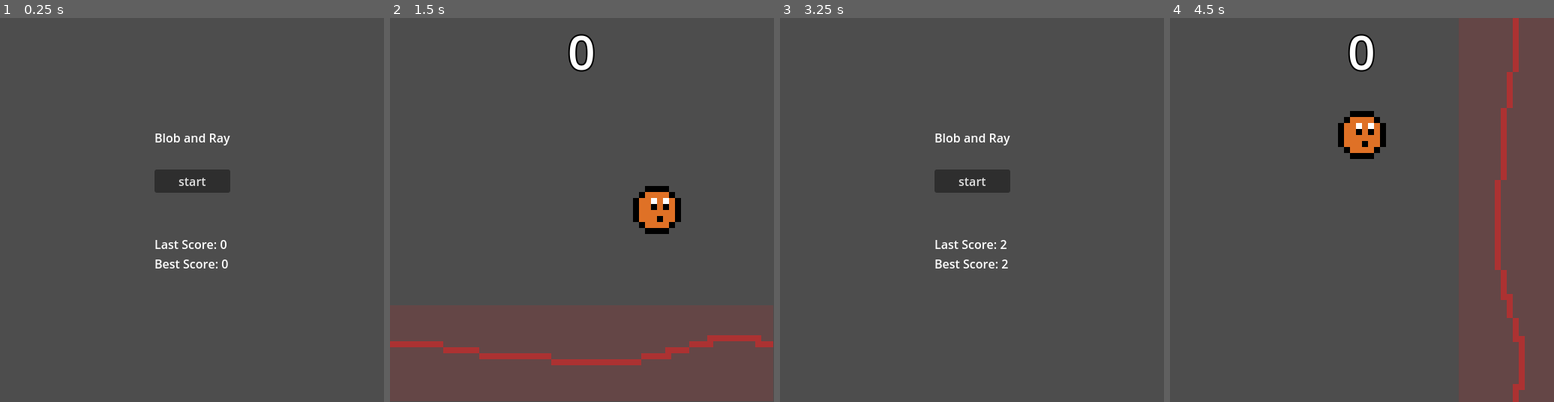
Above: before the commit, frames 1-4 (left to right).
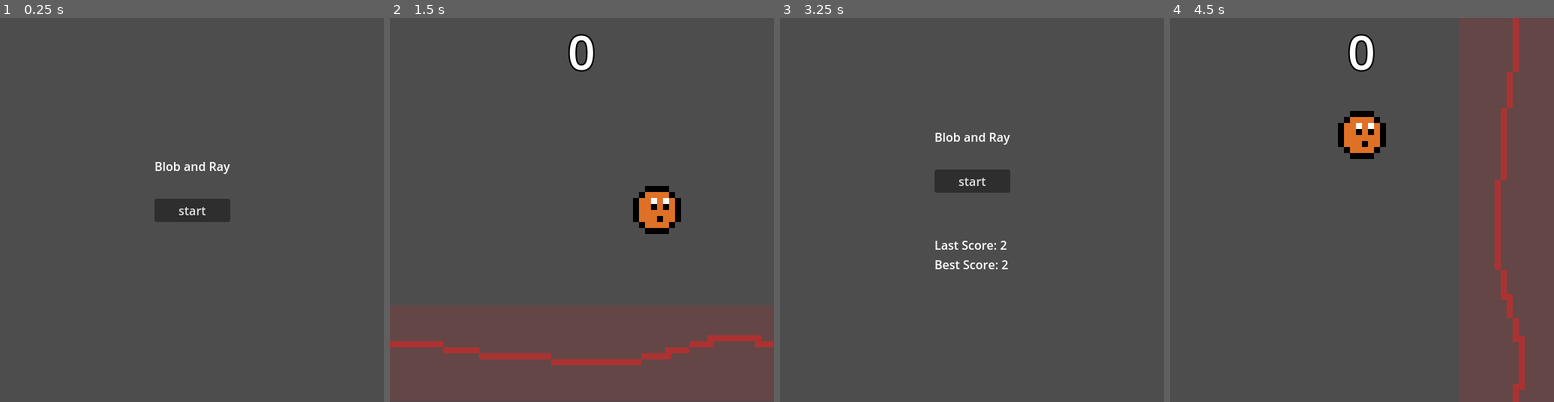
Above: after the commit, the same moments.

Repository: vhoyer/blob-and-ray
Game: Godot game, scene res://scenes/menu.tscn
The game is run twice, just before and just after one commit, with the same random seed, the same clock (stepped at 60 frames per second) and the same inputs.
Inputs:
- Up to frame 1 (0.25 s): no input
- Up to frame 2 (1.5 s): click "start" at 0.5 s; hold D (right) from 1.28 s (still down); tap Space (start_game, bound only after the commit) at 1.35 s
- Up to frame 3 (3.25 s): release D (right) at 2.03 s; hold S (down) 2.03-2.78 s; tap Space (start_game, bound only after the commit) at 2.1, 2.85 s; hold D (right) from 2.78 s (still down)
- Up to frame 4 (4.5 s): release D (right) at 3.5 s; click "start" at 3.5 s; hold W (up) from 4.28 s (still down); tap Space (start_game, bound only after the commit) at 4.35 s

The runs differ from the first frame. In frame 1, 3.1% of the frame differs, in the area x 40-60%, y 30-66%; in frame 2, nothing differs; in frame 3, 0.5%; in frame 4, nothing differs.

Commit message:
:sparkles: Make game restart better and refactor tight coupling between scenes

Diff:
--- a/project.godot
+++ b/project.godot
@@ -47,6 +47,11 @@
 , Object(InputEventKey,"resource_local_to_scene":false,"resource_name":"","device":-1,"window_id":0,"alt_pressed":false,"shift_pressed":false,"ctrl_pressed":false,"meta_pressed":false,"pressed":false,"keycode":0,"physical_keycode":4194321,"key_label":0,"unicode":0,"echo":false,"script":null)
 ]
 }
+start_game={
+"deadzone": 0.5,
+"events": [Object(InputEventKey,"resource_local_to_scene":false,"resource_name":"","device":-1,"window_id":0,"alt_pressed":false,"shift_pressed":false,"ctrl_pressed":false,"meta_pressed":false,"pressed":false,"keycode":0,"physical_keycode":32,"key_label":0,"unicode":32,"echo":false,"script":null)
+]
+}
 
 [layer_names]
 
--- a/scenes/menu.tscn
+++ b/scenes/menu.tscn
@@ -19,24 +19,15 @@
 offset_bottom = 11.5
 grow_horizontal = 2
 grow_vertical = 2
+theme_override_constants/separation = 32
 
 [node name="Label" type="Label" parent="CanvasLayer/VBoxContainer"]
 layout_mode = 2
 text = "Blob and Ray"
 
-[node name="Label2" type="Label" parent="CanvasLayer/VBoxContainer"]
-layout_mode = 2
-text = "
-"
-
 [node name="Button" type="Button" parent="CanvasLayer/VBoxContainer"]
 layout_mode = 2
 text = "start"
-
-[node name="Label3" type="Label" parent="CanvasLayer/VBoxContainer"]
-layout_mode = 2
-text = "
-"
 
 [node name="scores" type="Label" parent="CanvasLayer/VBoxContainer"]
 layout_mode = 2
--- a/scripts/game.gd
+++ b/scripts/game.gd
@@ -3,11 +3,10 @@
 @onready var ray_spawner = $ray_spawner as RaySpawner
 @onready var points = $points_display as Points
 
+signal end_game
+
 func _on_player_game_over():
 	ray_spawner.stop_spawn()
 	var score = points.stop_and_return()
 
-	var menu = get_parent() as Menu
-	menu.end_screen(score)
-
-	call_deferred("free")
+	end_game.emit(score)
--- a/scripts/menu.gd
+++ b/scripts/menu.gd
@@ -4,18 +4,36 @@
 var best_score: int = 0
 var last_score: int = 0
 
+@onready var canvas = $CanvasLayer
+var loaded_scene;
+
 func _on_button_pressed():
-	$CanvasLayer.visible = false
-	var scene = preload("res://scenes/game.tscn").instantiate()
-	add_child(scene)
+	game_start()
 
 func end_screen(score):
 	best_score = max(score, best_score)
 	last_score = score
 	$CanvasLayer.visible = true
 
+	loaded_scene.call_deferred("free")
+
 func _process(delta):
-	if (last_score == 0): pass
+	game_restart()
+	score_update()
+
+func game_start():
+	$CanvasLayer.visible = false
+	loaded_scene = preload("res://scenes/game.tscn").instantiate()
+	loaded_scene.connect("end_game", end_screen)
+	add_child(loaded_scene)
+
+func game_restart():
+	if (!canvas.visible): return
+	if (Input.is_action_just_pressed("start_game")):
+		game_start()
+
+func score_update():
+	if (last_score == 0): return
 
 	$CanvasLayer/VBoxContainer/scores.text = """
 	Last Score: {last}
